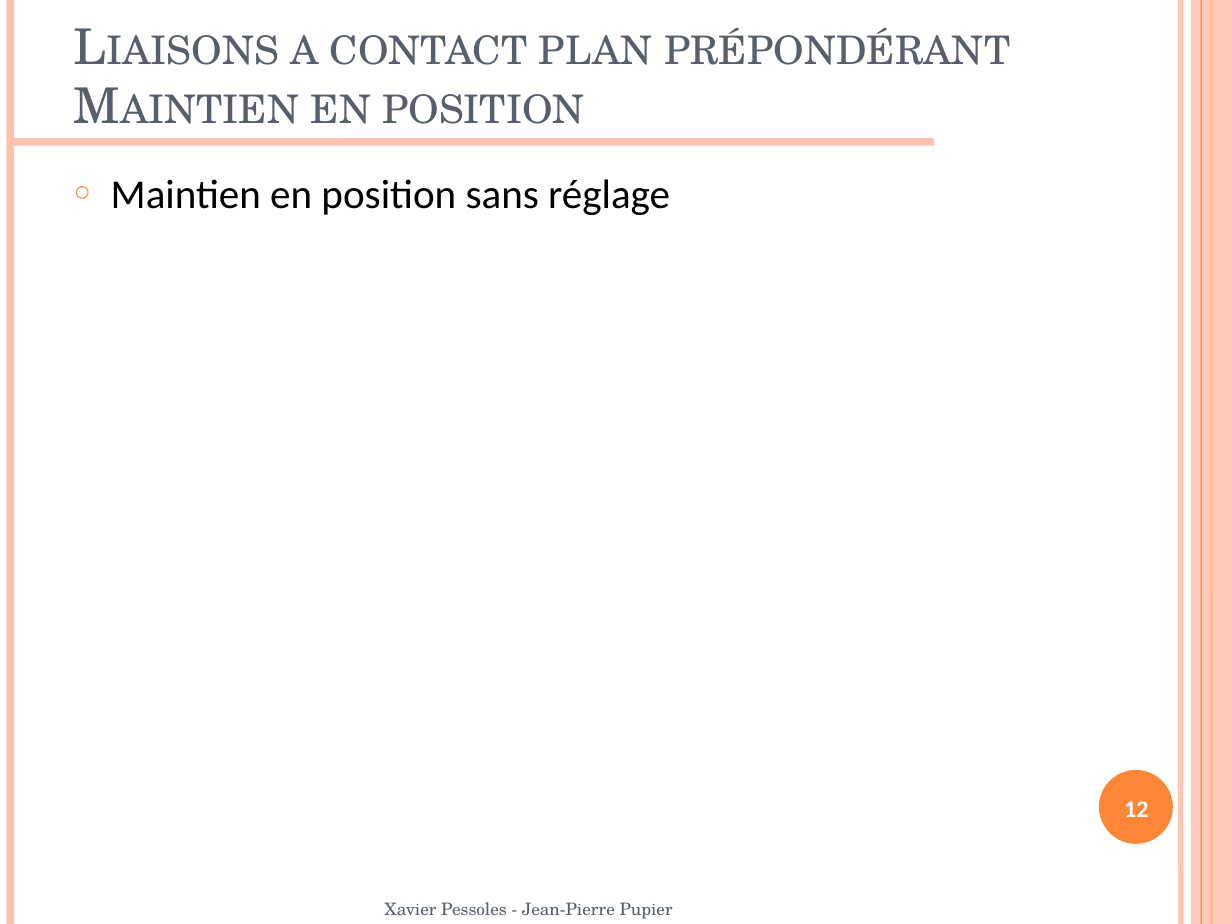
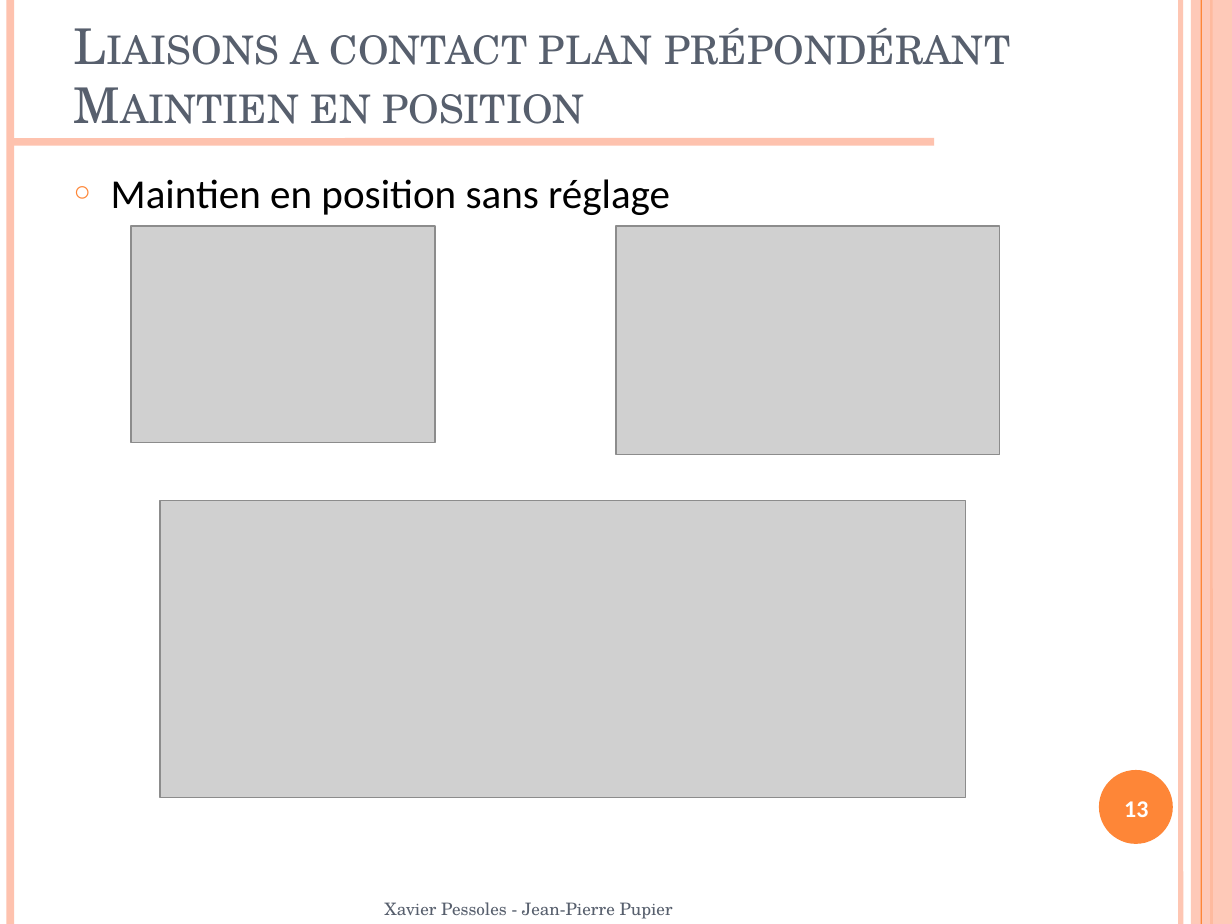
Before and after one commit to xpessoles/07_Etude_Systemes_Mecaniques_Analyser_Concevoir_Realiser, a slide deck: slide 13 of Concevoir/03_LiaisonsEncastrementDemontables/Cours/PPT/07_Cpt_03_LiaisonEncastrement.pptx (slide 12 before the commit). Drawn at 1232x924 pixels with LibreOffice and Linux fonts; fonts in the diff are those of the drawing; grey boxes stand for pictures; background and template pictures are left out. Boxes give left, top, right and bottom in pixels: in the first picture for what was removed or moved away, otherwise in the second. Text is boxed around its words. In the diff, an @@ line names an element or a change of style, - is before the commit and + after.

```diff
--- a/Concevoir/03_LiaisonsEncastrementDemontables/Cours/PPT/07_Cpt_03_LiaisonEncastrement.pptx
+++ b/Concevoir/03_LiaisonsEncastrementDemontables/Cours/PPT/07_Cpt_03_LiaisonEncastrement.pptx
@@ picture added at [131,225,435,442] @@
@@ picture added at [616,225,999,453] @@
@@ picture added at [160,500,966,797] @@
@@ page number at [1124,801,1148,817]: text changed @@
-12
+13
```
Also in this commit, not shown: 19 other slides changed, 9 slides added, 1 slide removed, 1 other file.
